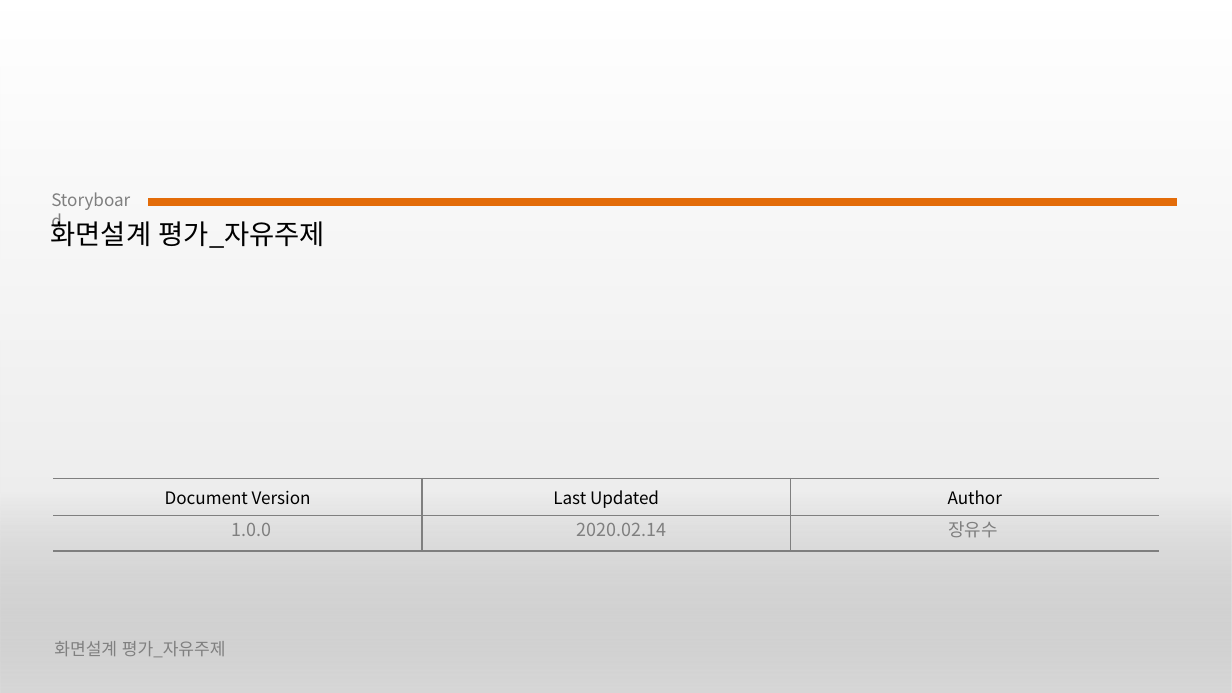
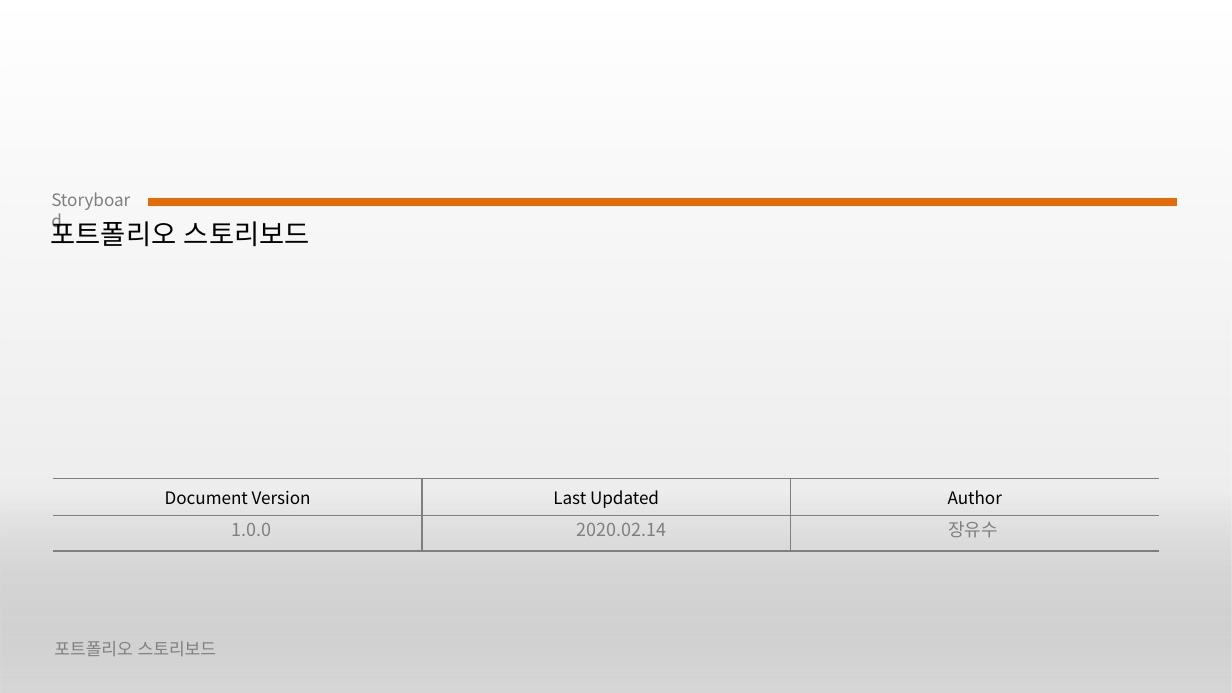
Before and after one commit to Jangyusu/project_portfolio, a slide deck: slide 1 of storyBorad/스토리보드(장유수).pptx. Drawn at 1232x693 pixels with LibreOffice and Linux fonts; fonts in the diff are those of the drawing. Boxes give left, top, right and bottom in pixels: in the first picture for what was removed or moved away, otherwise in the second. Text is boxed around its words. In the diff, an @@ line names an element or a change of style, - is before the commit and + after.

```diff
--- a/storyBorad/스토리보드(장유수).pptx
+++ b/storyBorad/스토리보드(장유수).pptx
@@ title at [51, 217, 310, 247]: text changed @@
-화면설계 평가_자유주제
+포트폴리오 스토리보드
@@ text at [54, 641, 217, 656]: text changed @@
-화면설계 평가_자유주제
+포트폴리오 스토리보드
```
Also in this commit, not shown: 2 other slides changed, 4 slides added, 19 slides removed, 6 other files.
